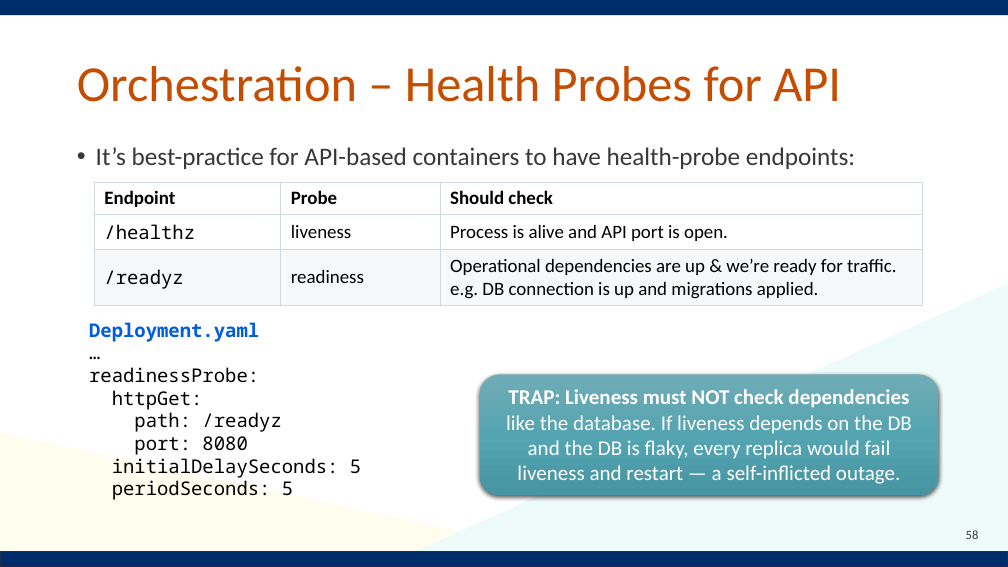
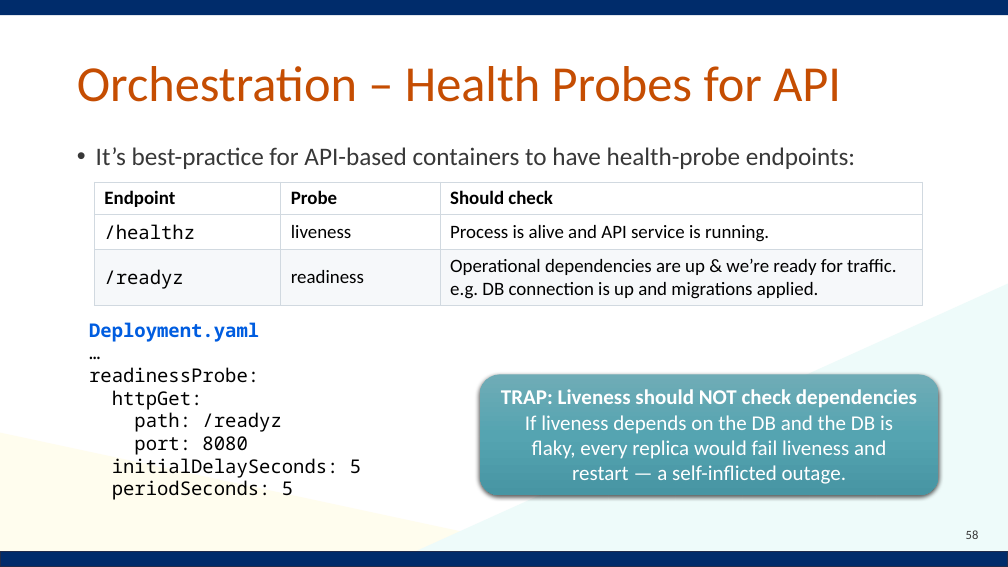
Before and after one commit to Notalib/workshop-kubernetes, a slide deck: slide 58 of Kubernetes_workshop.pptx. Drawn at 1008x567 pixels with LibreOffice and Linux fonts; fonts in the diff are those of the drawing; background and template pictures are left out. Boxes give left, top, right and bottom in pixels: in the first picture for what was removed or moved away, otherwise in the second. Text is boxed around its words. In the diff, an @@ line names an element or a change of style, - is before the commit and + after.

```diff
--- a/Kubernetes_workshop.pptx
+++ b/Kubernetes_workshop.pptx
@@ table at (x1=95, y1=182, x2=923, y2=303) @@
-row 2, column 3: Process is alive and API port is open.
+row 2, column 3: Process is alive and API service is running.
@@ text in rounded rectangle at (x1=501, y1=389, x2=917, y2=484): text changed @@
-TRAP: Liveness must NOT check dependencies like the database. If liveness depends on the DB and the DB is flaky, every replica would fail liveness and restart — a self-inflicted outage.
+TRAP: Liveness should NOT check dependencies If liveness depends on the DB and the DB is flaky, every replica would fail liveness and restart — a self-inflicted outage.
```
Also in this commit, not shown: 37 other slides changed, 4 slides added, 1 slide removed.
